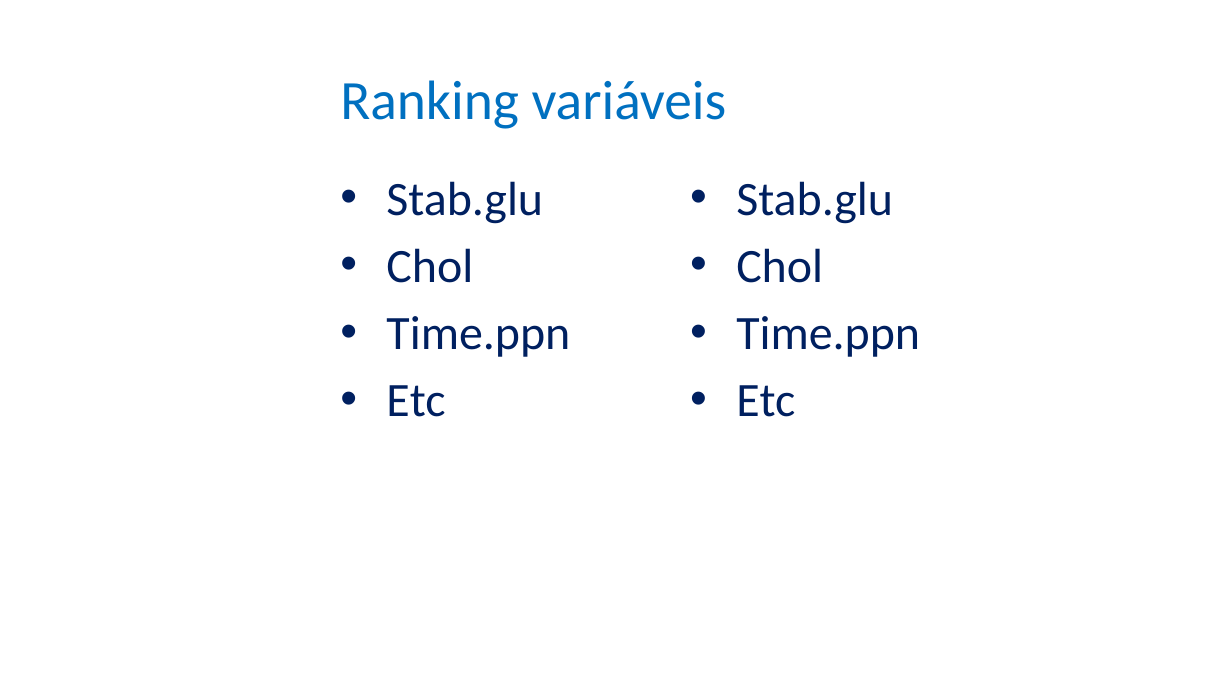
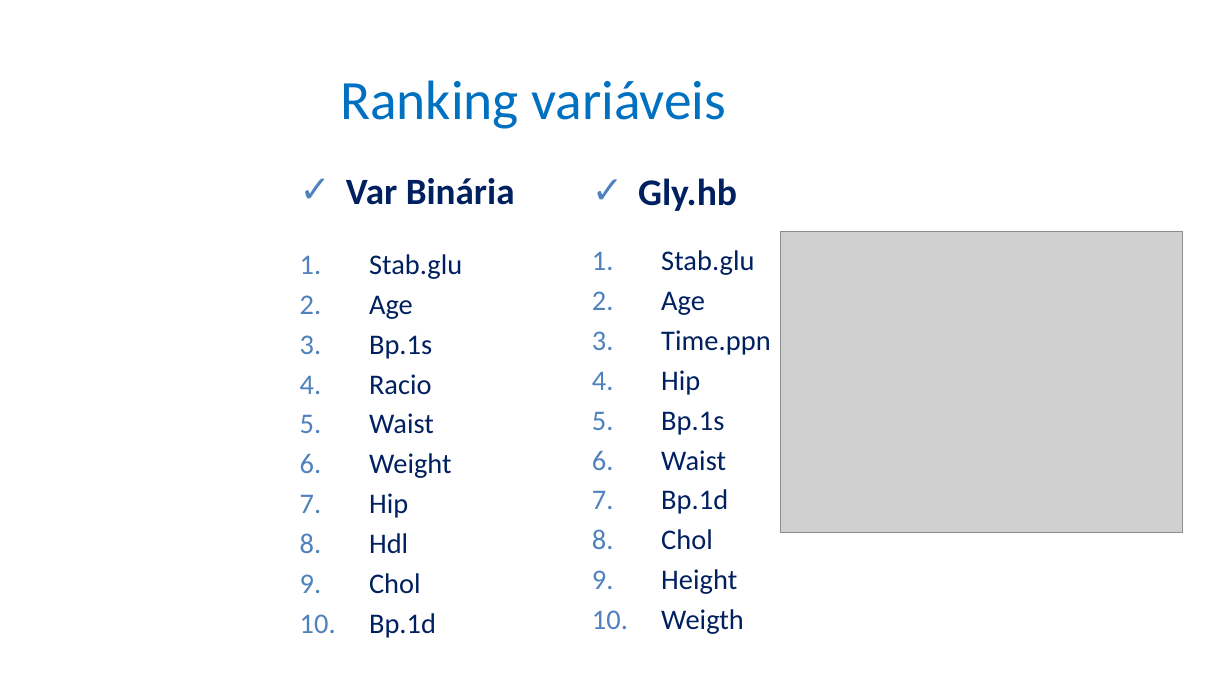
Before and after one commit to josepferreira/aa1-cd, a slide deck: slide 6 of apresentacao.pptx. Drawn at 1232x693 pixels with LibreOffice and Linux fonts; fonts in the diff are those of the drawing; grey boxes stand for pictures; background and template pictures are left out. Boxes give left, top, right and bottom in pixels: in the first picture for what was removed or moved away, otherwise in the second. Text is boxed around its words. In the diff, an @@ line names an element or a change of style, - is before the commit and + after.

```diff
--- a/apresentacao.pptx
+++ b/apresentacao.pptx
@@ text added at [346, 178, 515, 205], 21.7 pt, text #002060, bold @@
+✓ Var Binária
@@ text added at [638, 178, 737, 211], 22 pt, text #002060, bold @@
+✓ Gly.hb
@@ text removed at [736, 181, 920, 417] @@
-• Stab.glu
-• Chol
-• Time.ppn
-• Etc
@@ picture added at [781, 232, 1183, 532] @@
@@ text "Stab.glu": place and size @@
-text "Stab.glu" at [386, 181, 570, 417]
+text "Stab.glu" at [369, 254, 462, 638]
@@ text at [369, 254, 462, 594]: size 28 to 16.6 pt in "Stab.glu", "Chol"; bullet • to 1.; less space between paragraphs @@
@@ text added at [661, 250, 770, 634], 16.6 pt, text #002060 @@
+1. Stab.glu
+2. Age
+3. Time.ppn
+4. Hip
+5. Bp.1s
+6. Waist
+7. Bp.1d
+8. Chol
+9. Height
+10. Weigth
@@ text at [369, 295, 452, 553]: paragraphs added @@
+2. Age
+3. Bp.1s
+4. Racio
+5. Waist
+6. Weight
+7. Hip
+8. Hdl
@@ text at [369, 613, 436, 638]: text changed; size 28 to 16.6 pt @@
-• Time.ppn
-• Etc
+10. Bp.1d
```
Also in this commit, not shown: 5 other slides changed, 9 slides added, 1 slide removed.
